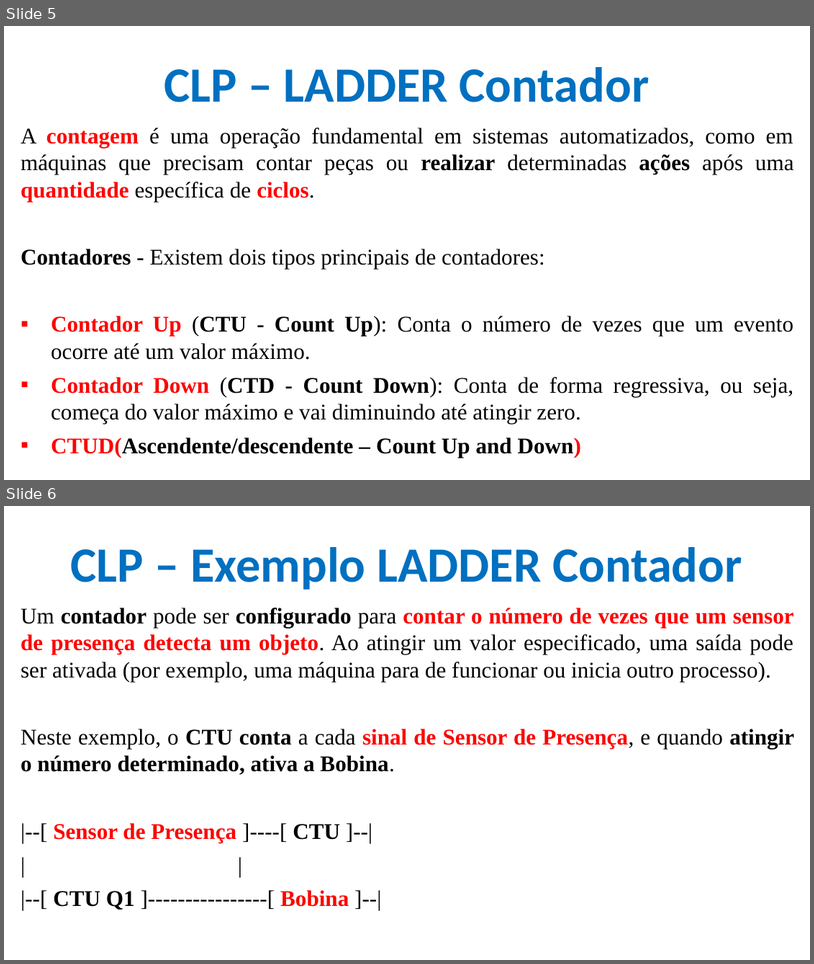
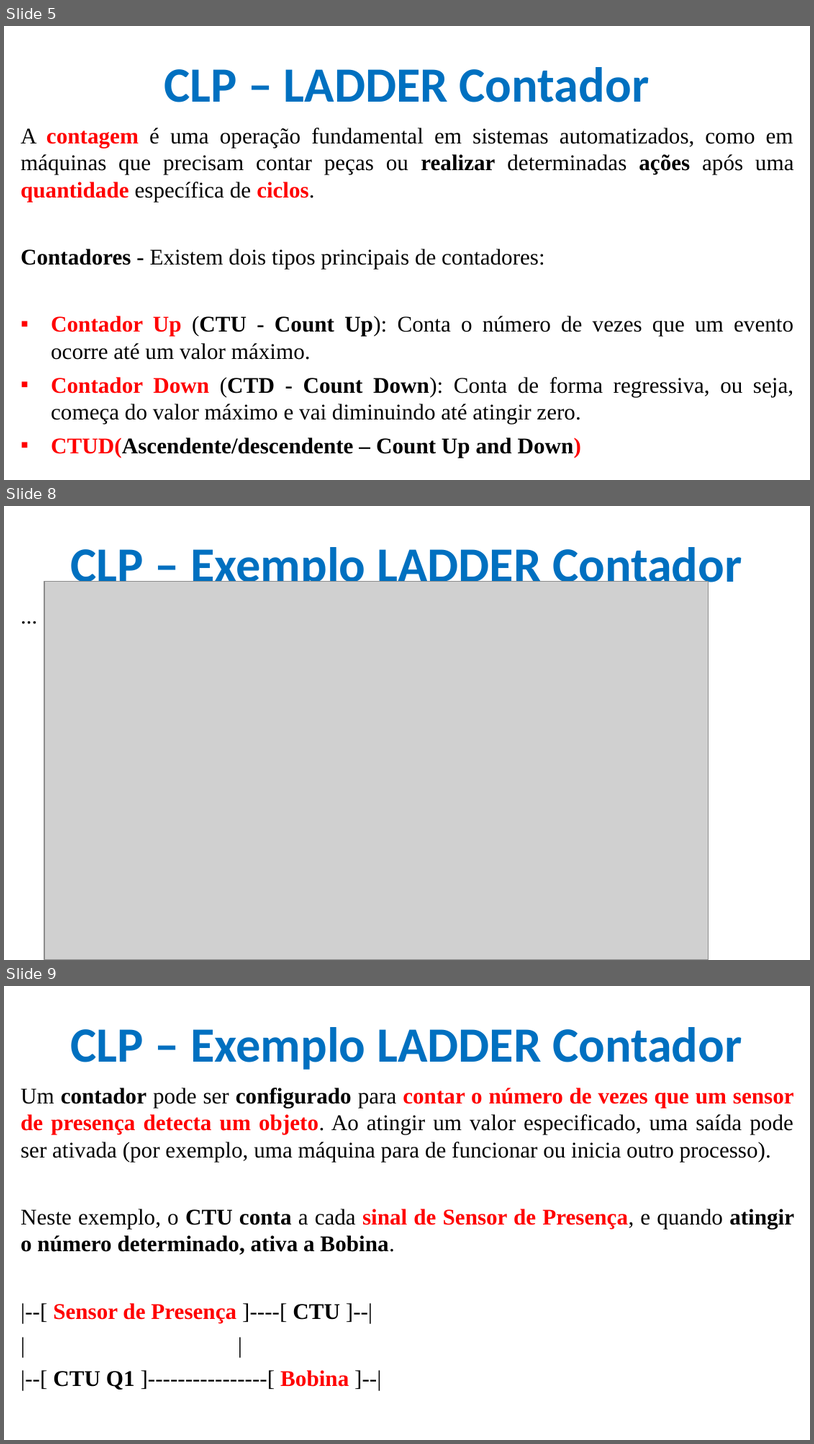
Before and after one commit to CloudEducationBrazil/WydenUniRuyControladoresLogicosProgCLP, a slide deck: 01 Classes/Aula4 - CLP - Programação - Ling LADER Contagem e Temporizadores.pptx. Shown one above the other, each under a label of ours: slides 5 and 6 before the commit, slides 5, 8 and 9 after it; the slides between them are not shown. The pictures are 814x964 and 814x1444 pixels, drawn with LibreOffice and Linux fonts; fonts in the diff are those of the drawing; grey boxes stand for pictures; background and template pictures are left out. Boxes give left, top, right and bottom in pixels: in the first picture for what was removed or moved away, otherwise in the second. Text is boxed around its words. In the diff, an @@ line names an element or a change of style, - is before the commit and + after.

```diff
--- a/01 Classes/Aula4 - CLP - Programação - Ling LADER Contagem e Temporizadores.pptx
+++ b/01 Classes/Aula4 - CLP - Programação - Ling LADER Contagem e Temporizadores.pptx
@@ slide 8 added at <box>4,506,810,960</box>, background picture (left out) @@
@@ title added at <box>71,541,743,593</box>, 44 pt, text #0070C0, bold @@
+CLP – Exemplo LADDER Contador
@@ picture added at <box>44,582,708,960</box> @@
@@ text added at <box>17,597,798,950</box>, 20 pt, text #000000 @@
+...
@@ what was slide 6 is now slide 9 @@
```
Also in this commit, not shown: 3 slides changed, 8 other slides added.
